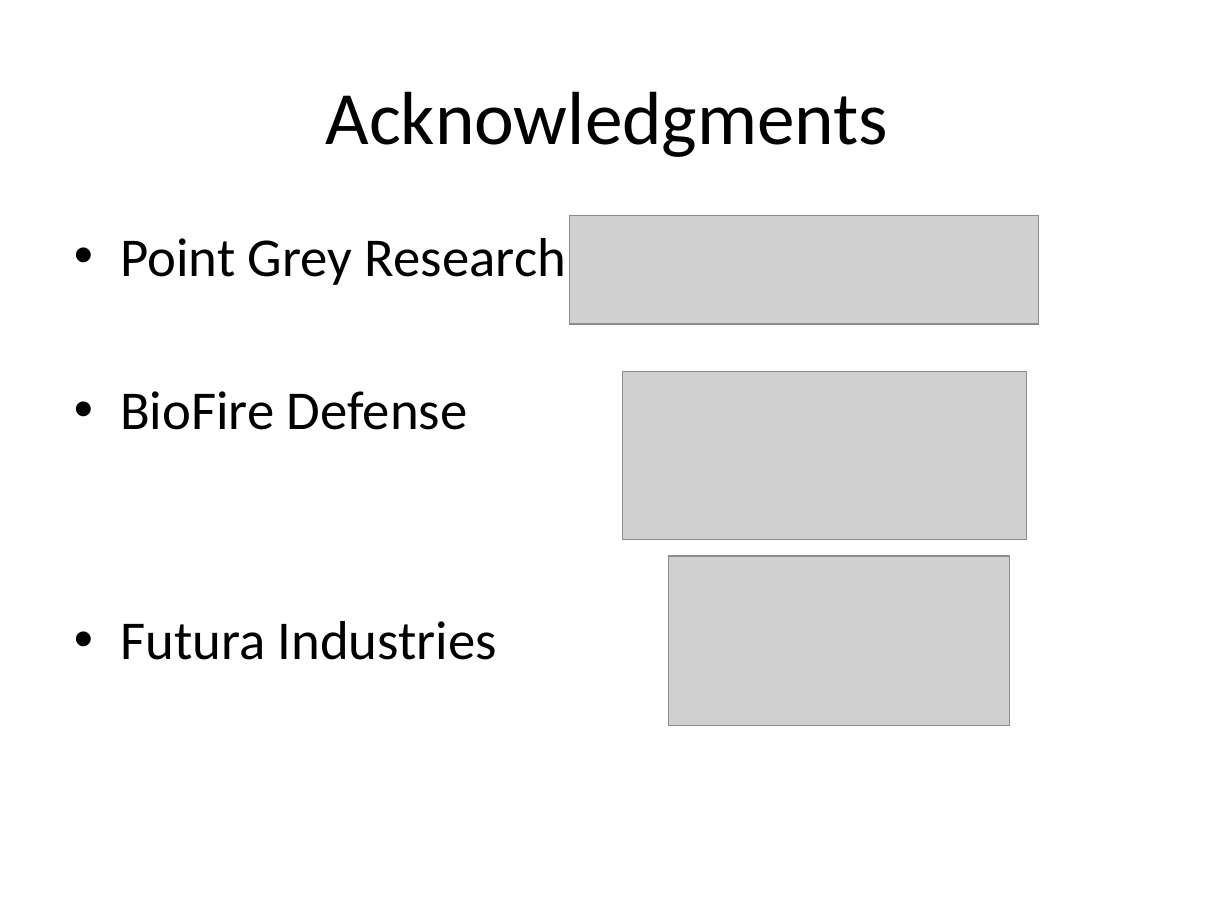
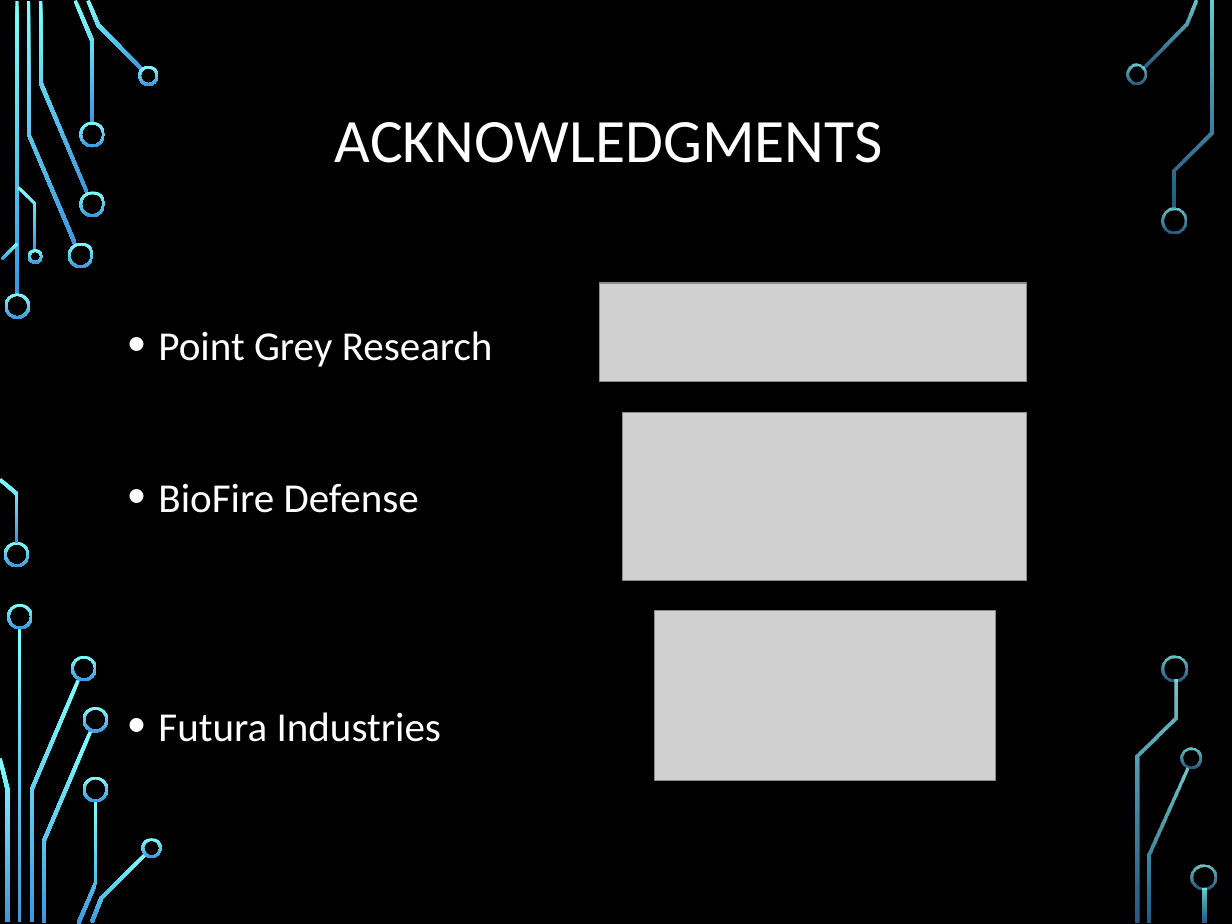
Before and after one commit to jon-whit/herbert, a slide deck: slide 15 of Documents/Presentations/HerbertPresentation.pptx. Drawn at 1232x924 pixels with LibreOffice and Linux fonts; fonts in the diff are those of the drawing; grey boxes stand for pictures; background and template pictures are left out. Boxes give left, top, right and bottom in pixels: in the first picture for what was removed or moved away, otherwise in the second. Text is boxed around its words. In the diff, an @@ line names an element or a change of style, - is before the commit and + after.

Commit message:
Added Background, Introduction, OpenCV, and Kcube sections. Changed slide style.

```diff
--- a/Documents/Presentations/HerbertPresentation.pptx
+++ b/Documents/Presentations/HerbertPresentation.pptx
@@ background #FFFFFF to picture (left out) @@
@@ title at (335,122,883,163): text changed; size 44 to 36 pt; text colour #000000 to #FFFFFF @@
-Acknowledgments
+ACKNOWLEDGMENTS
@@ picture: place and size @@
-picture at (569,216,1039,324)
+picture at (600,283,1026,382)
@@ text "Point Grey Research": place and size @@
-text "Point Grey Research" at (120,238,566,660)
+text "Point Grey Research" at (158,331,493,742)
@@ text "Point Grey Research" at (158,331,493,742): size 32 to 24 pt, text colour #000000 to #FFFFFF; indent changed; line spacing 1 to 1.2; more space between paragraphs @@
@@ picture: place and size @@
-picture at (623,372,1027,541)
+picture at (623,413,1027,582)
@@ picture: place and size @@
-picture at (669,556,1010,726)
+picture at (654,611,995,781)
@@ group added at (0,0,1216,924): 33 freeform shapes, 3 rectangles @@
```
Also in this commit, not shown: 11 other slides changed, 4 slides added, 3 slides removed.
